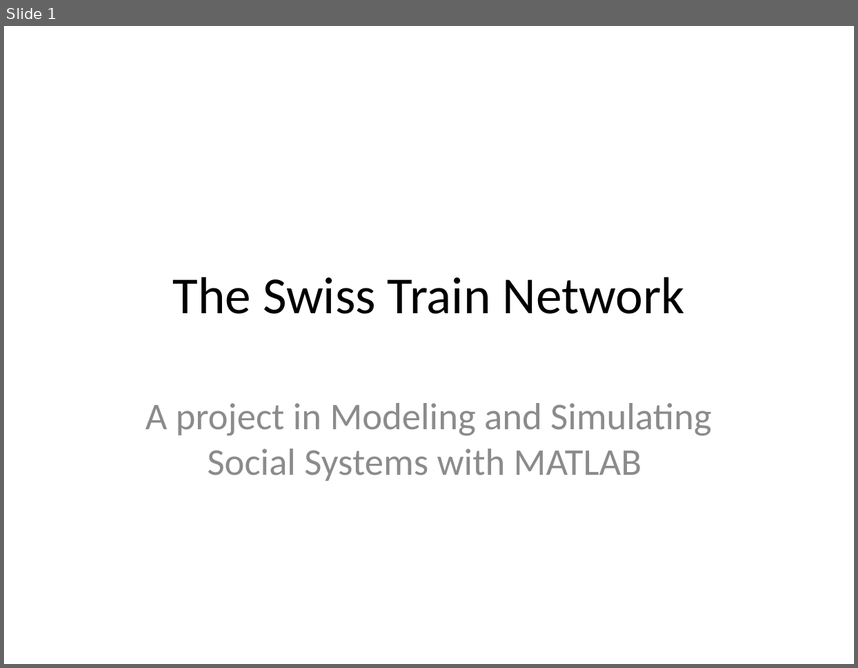
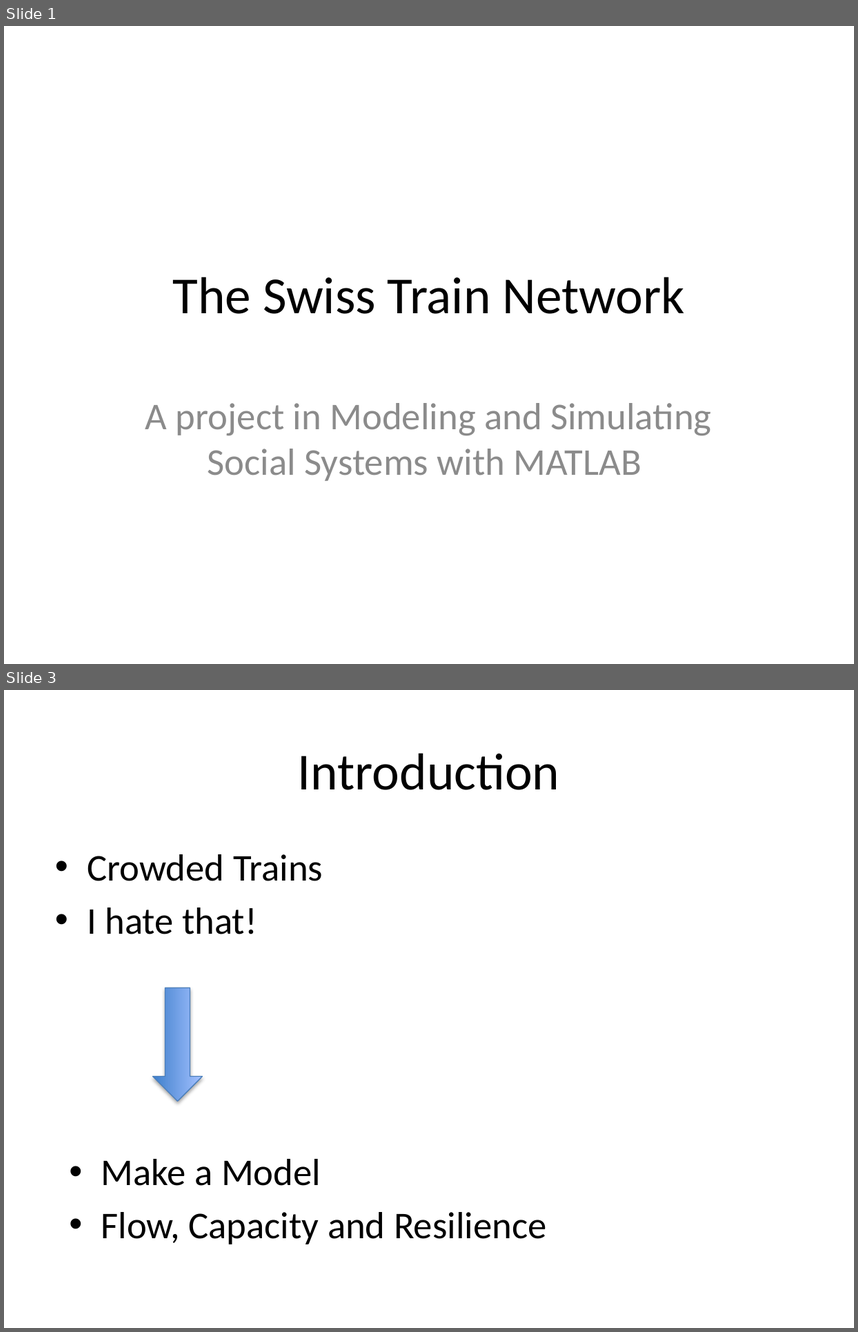
Before and after one commit to EleSwag/Elias-und-Mario, a slide deck: presentation/Test.pptx. Shown one above the other, each under a label of ours: slide 1 before the commit, slides 1 and 3 after it; the slides between them are not shown. The pictures are 858x668 and 858x1332 pixels, drawn with LibreOffice and Linux fonts; fonts in the diff are those of the drawing. Boxes give left, top, right and bottom in pixels: in the first picture for what was removed or moved away, otherwise in the second. Text is boxed around its words. In the diff, an @@ line names an element or a change of style, - is before the commit and + after.

```diff
--- a/presentation/Test.pptx
+++ b/presentation/Test.pptx
@@ slide 3 added at box(4, 690, 854, 1328), background #FFFFFF @@
@@ title added at box(298, 753, 560, 790), 44 pt, text #000000 @@
+Introduction
@@ text added at box(87, 854, 323, 934), 32 pt, text #000000 @@
+• Crowded Trains
+• I hate that!
@@ right arrow added at box(153, 988, 203, 1101), fill gradient #3F80CE to #A4C4FF, outline #4B7EBC 0.75 pt @@
@@ text added at box(101, 1159, 546, 1244), 32 pt, text #000000 @@
+• Make a Model
+• Flow, Capacity and Resilience
```
Also in this commit, not shown: 2 slides changed, 16 other slides added, 2 slides removed, 1 other file.
